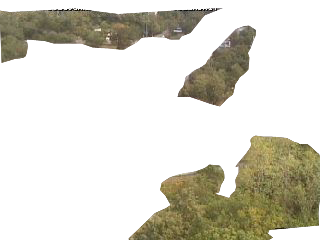
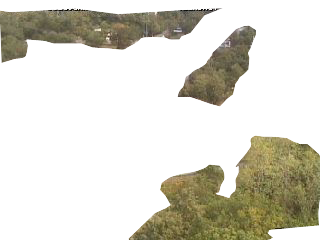
Layer changes from the first (320, 240) image to the second:
hid "3" (2nd of 3, in "Объекты" › "лес") over <box>0,8,320,240</box>
hid "2" (2nd of 3, in "Объекты" › "лес") over <box>0,8,320,240</box>
hid "1" (2nd of 3, in "Объекты" › "лес") over <box>0,8,320,240</box>
